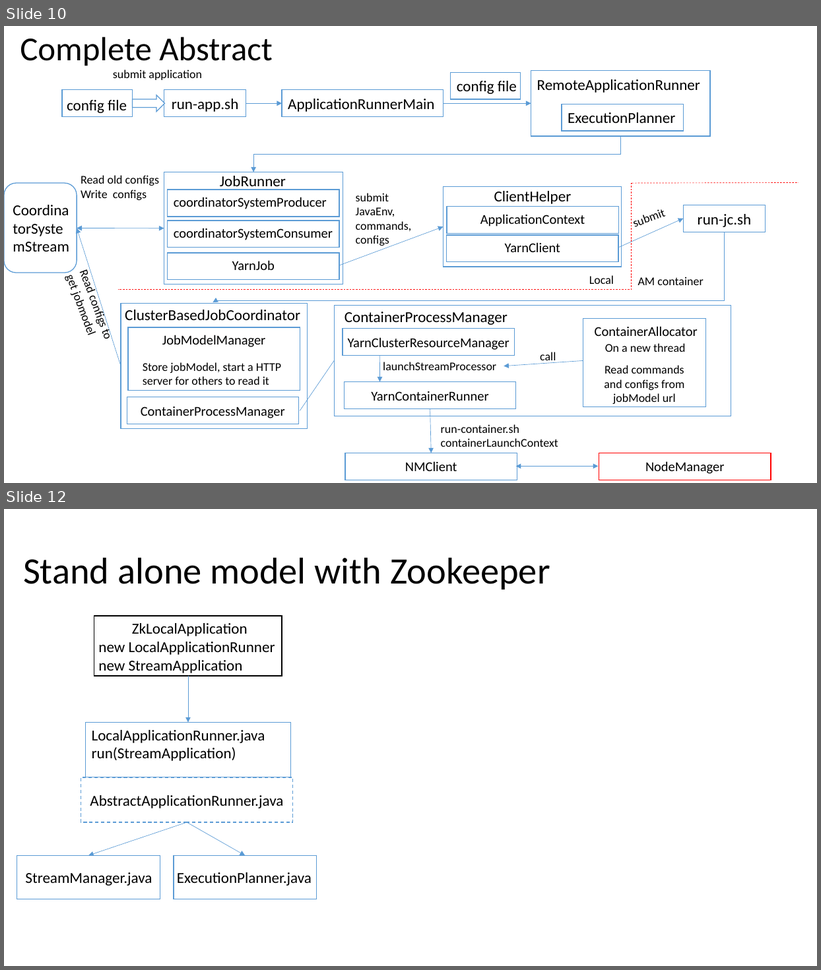
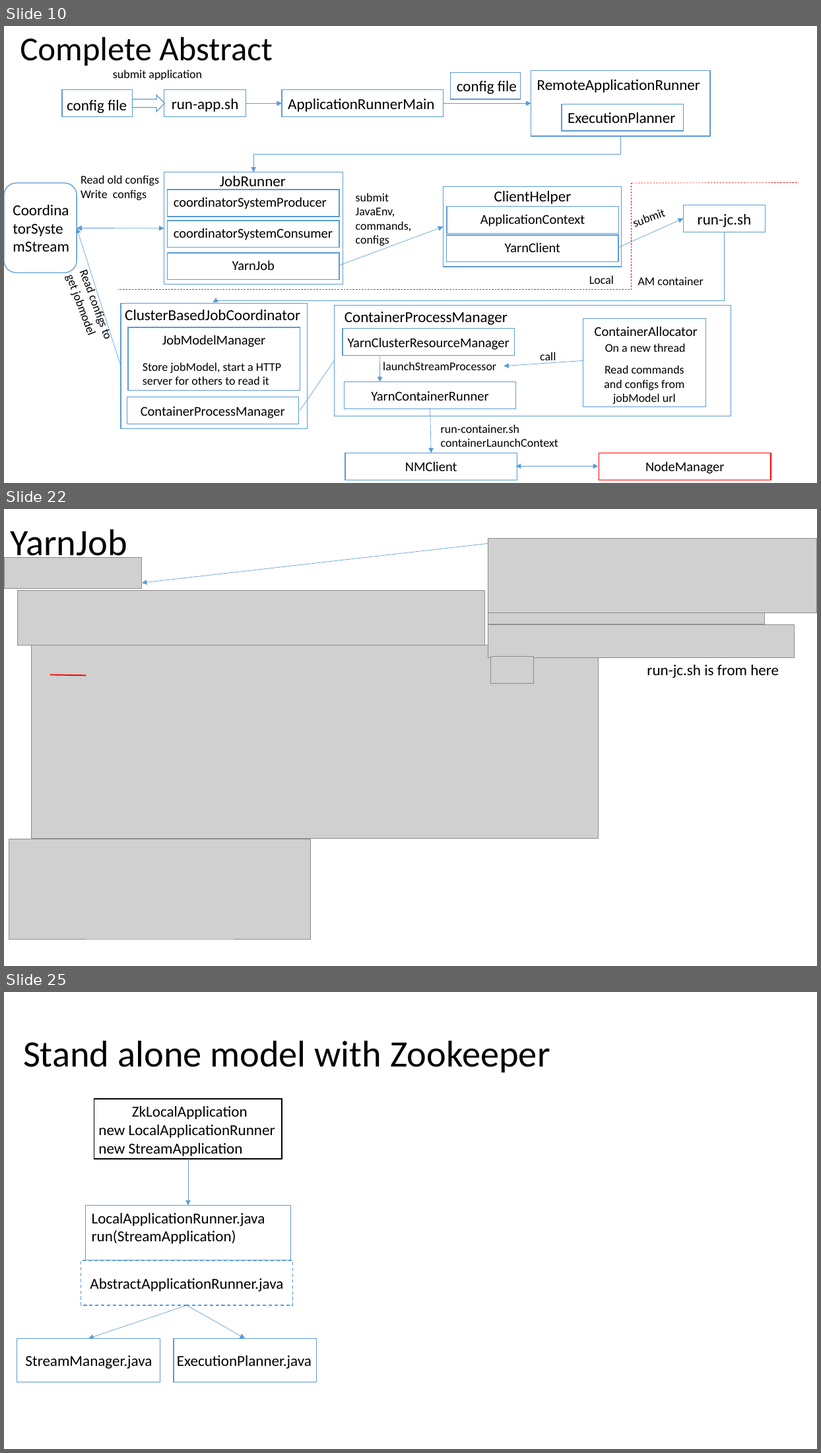
Before and after one commit to Swrrt/Samza-Documents, a slide deck: Documentation/SamzaStructure.pptx. Shown one above the other, each under a label of ours: slides 10 and 12 before the commit, slides 10, 22 and 25 after it; the slides between them are not shown. The pictures are 821x970 and 821x1453 pixels, drawn with LibreOffice and Linux fonts; fonts in the diff are those of the drawing; grey boxes stand for pictures. Boxes give left, top, right and bottom in pixels: in the first picture for what was removed or moved away, otherwise in the second. Text is boxed around its words. In the diff, an @@ line names an element or a change of style, - is before the commit and + after.

```diff
--- a/Documentation/SamzaStructure.pptx
+++ b/Documentation/SamzaStructure.pptx
@@ slide 22 added at box(4, 509, 817, 966), background #FFFFFF @@
@@ title added at box(10, 529, 127, 564), 44 pt, text #000000 @@
+YarnJob
@@ arrow added from (488, 544) to (142, 583), #5B9BD5 0.5 pt @@
@@ picture added at box(488, 538, 817, 613) @@
@@ picture added at box(4, 558, 142, 589) @@
@@ picture added at box(17, 591, 485, 646) @@
@@ picture added at box(488, 613, 765, 625) @@
@@ picture added at box(488, 625, 795, 658) @@
@@ picture added at box(32, 645, 599, 839) @@
@@ picture added at box(491, 657, 534, 684) @@
@@ text added at box(647, 665, 779, 678), 18 pt, text #000000 @@
+run-jc.sh is from here
@@ line added from (50, 675) to (86, 675), #FF0000 1.5 pt @@
@@ picture added at box(9, 839, 310, 940) @@
@@ what was slide 12 is now slide 25 @@
```
Also in this commit, not shown: 1 slide changed, 12 other slides added.
